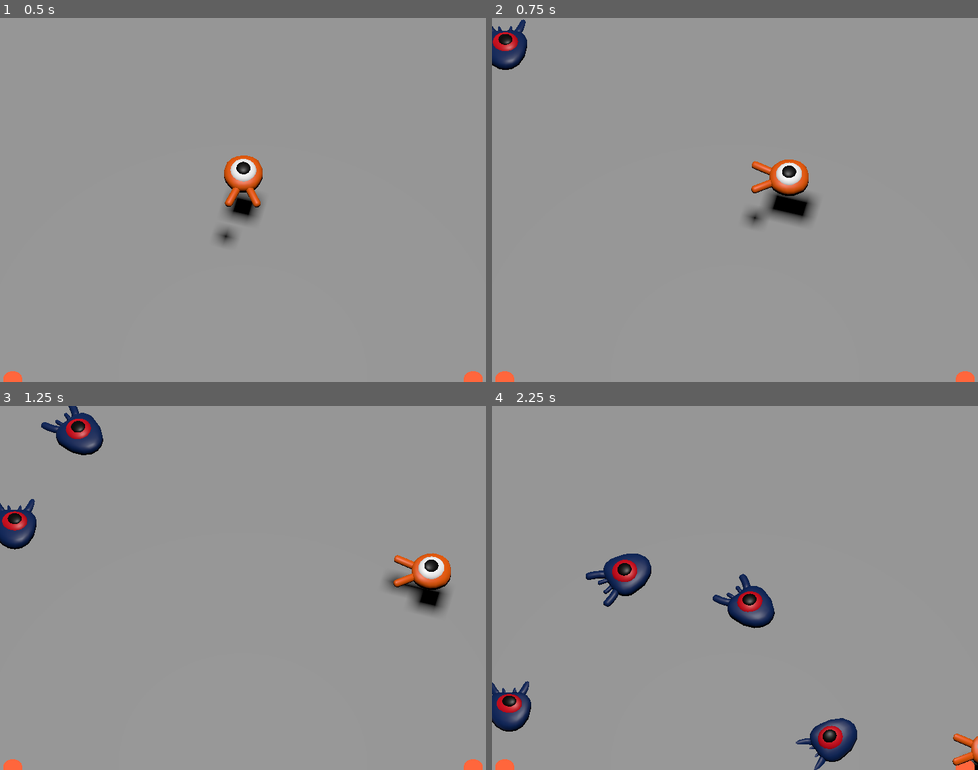
Above: before the commit, frames 1-4 (two rows, left to right).
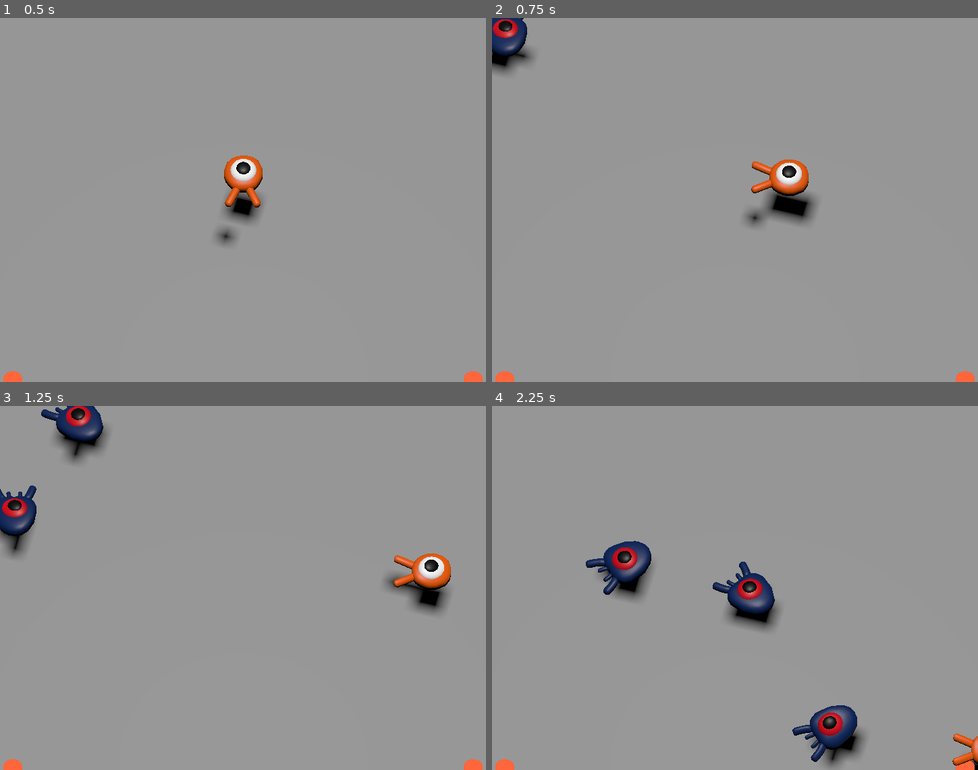
Above: after the commit, the same moments.

Repository: HandrewOltenish/Godot_Projects
Game: Godot game, scene res://main.tscn
Same seed, same stepped clock (60 frames per second), same inputs: the game is played once before the commit and once after it.
Inputs:
- Up to frame 1 (0.5 s): no input
- Up to frame 2 (0.75 s): hold Right (move_right) from 0.53 s (still down)
- Up to frame 3 (1.25 s): keep holding Right (move_right); tap Space (jump) at 0.77 s
- Up to frame 4 (2.25 s): release Right (move_right) at 1.28 s; hold Down (move_back) 1.28-2.03 s; tap Space (jump) at 1.52 s; hold Right (move_right) from 2.03 s (still down)

Frame 1 is identical in both runs. In frame 2, 0.9% of the frame differs, in the area x 0-9%, y 0-16%; in frame 3, 2.3%; in frame 4, 5.2%, in the area x 0-77%, y 37-100%.

Commit message:
Uploaded squash_the_creeps_3d_mobcrash

Diff:
--- a/Squash the Creeps 3D/mob.gd
+++ b/Squash the Creeps 3D/mob.gd
@@ -1,5 +1,5 @@
 extends CharacterBody3D
-
+signal squashed
 # Minimum speed of the mob in meters per second
 @export var min_speed = 10
 # Maximum speed of the mob in meters per second
@@ -27,3 +27,6 @@
 
 func _on_visible_on_screen_notifier_3d_screen_exited() -> void:
 	queue_free()
+func suqash():
+	squashed.emit()
+	queue_free()
--- a/Squash the Creeps 3D/mob.tscn
+++ b/Squash the Creeps 3D/mob.tscn
@@ -6,8 +6,9 @@
 [sub_resource type="BoxShape3D" id="BoxShape3D_lw2xi"]
 size = Vector3(1.4, 0.9, 1.8)
 
-[node name="Mob" type="CharacterBody3D"]
+[node name="Mob" type="CharacterBody3D" groups=["mob"]]
 collision_layer = 2
+collision_mask = 7
 script = ExtResource("1_dja58")
 
 [node name="Pivot" type="Node3D" parent="."]
--- a/Squash the Creeps 3D/player.gd
+++ b/Squash the Creeps 3D/player.gd
@@ -6,6 +6,9 @@
 @export var fall_acceleration = 75
 # Vertical impulse applied to character upon jumping in meters per second.
 @export var jump_impulse = 20
+# Vertical impulse applied to character upon bouncing over a mob in
+# meters per second.
+@export var bounce_impulse = 16
 var target_velocity = Vector3.ZERO
 
 func _physics_process(delta):
@@ -23,6 +26,25 @@
 		direction.z -= 1
 	if is_on_floor() and Input.is_action_just_pressed("jump"):
 		target_velocity.y = jump_impulse
+	# Iterate through all collisions that occured in this frame
+	for index in range(get_slide_collision_count()):
+		# We get one of the collisions with the player
+		var collision = get_slide_collision(index)
+
+		# If the collision is with ground
+		if collision.get_collider() == null:
+			continue
+
+		# If the collider is with a mob
+		if collision.get_collider().is_in_group("mob"):
+			var mob = collision.get_collider()
+			# we check that we are hitting it from above.
+			if Vector3.UP.dot(collision.get_normal()) >0.1:
+				# If so, we squash it and bounce.
+				mob.squash()
+				target_velocity.y = bounce_impulse
+				# Prevent further duplicate calls
+				break
 # In 3D the XZ plane is the ground plane.
 	if direction != Vector3.ZERO:
 		direction = direction.normalized()
Binary file added: Squash the Creeps 3D/squash_the_creeps_3d_mobcrash.gif
